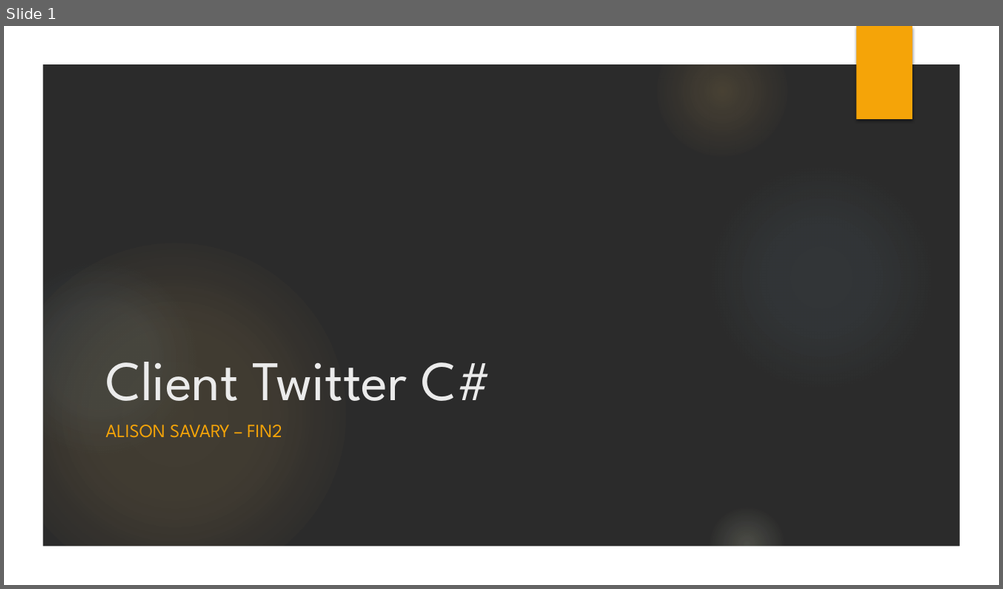
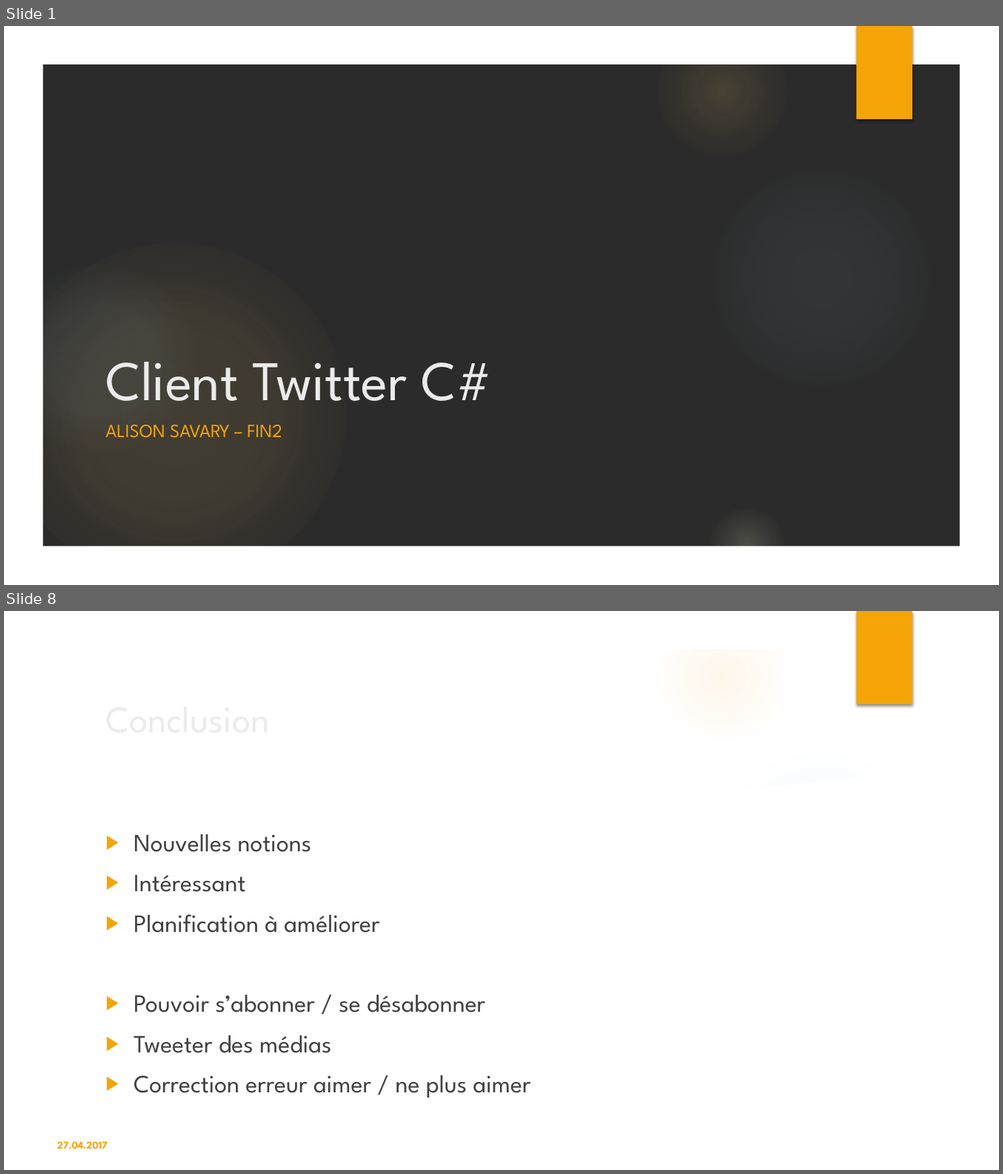
Before and after one commit to savaryal/P_Appro2, a slide deck: Docs/P-P_Appro2-savaryal-ClientTwitter.pptx. Shown one above the other, each under a label of ours: slide 1 before the commit, slides 1 and 8 after it; the slides between them are not shown. The pictures are 1003x589 and 1003x1174 pixels, drawn with LibreOffice and Linux fonts; fonts in the diff are those of the drawing; background and template pictures are left out; a plain dark background stands for a picture behind light text. Boxes give left, top, right and bottom in pixels: in the first picture for what was removed or moved away, otherwise in the second. Text is boxed around its words. In the diff, an @@ line names an element or a change of style, - is before the commit and + after.

```diff
--- a/Docs/P-P_Appro2-savaryal-ClientTwitter.pptx
+++ b/Docs/P-P_Appro2-savaryal-ClientTwitter.pptx
@@ slide 8 added at (4, 611, 999, 1170), background picture (left out); not listed: 8 template elements that a slide beside it also shows @@
@@ title added at (98, 689, 813, 749), 36 pt, text #EBEBEB @@
+Conclusion
@@ freeform shape added at (696, 735, 967, 817), fill #FFFFFF at 20% opacity @@
@@ freeform shape added at (41, 763, 962, 1133), fill #FFFFFF @@
@@ text added at (134, 834, 531, 1098), 24 pt, text #404040 @@
+▶ Nouvelles notions
+▶ Intéressant
+▶ Planification à améliorer
+▶ Pouvoir s’abonner / se désabonner
+▶ Tweeter des médias
+▶ Correction erreur aimer / ne plus aimer
@@ text added at (57, 1142, 108, 1149), 10 pt, text #F5A408, bold @@
+27.04.2017
```
Also in this commit, not shown: 4 slides changed, 2 other slides added, 3 slides removed, 2 other files.
